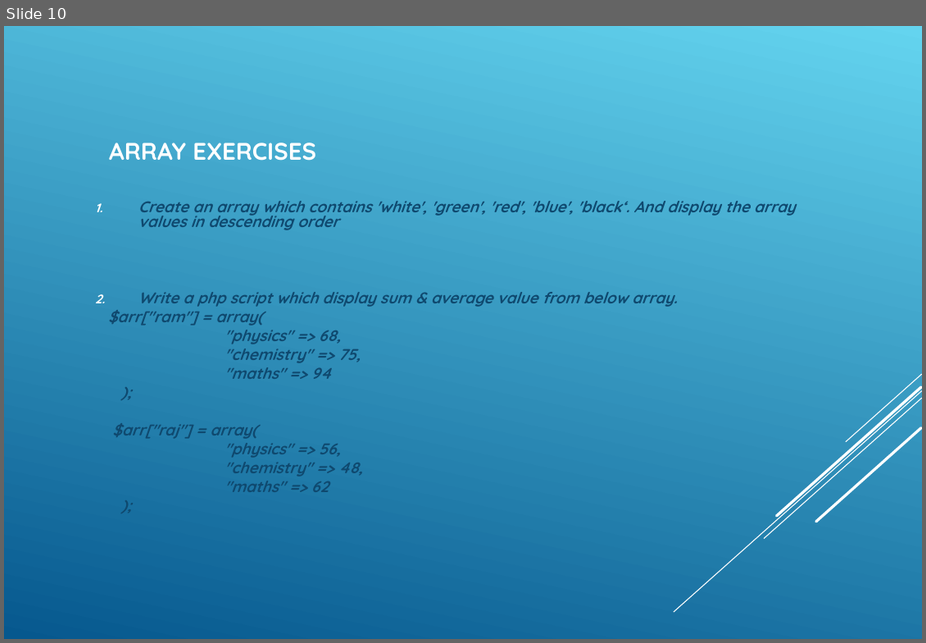
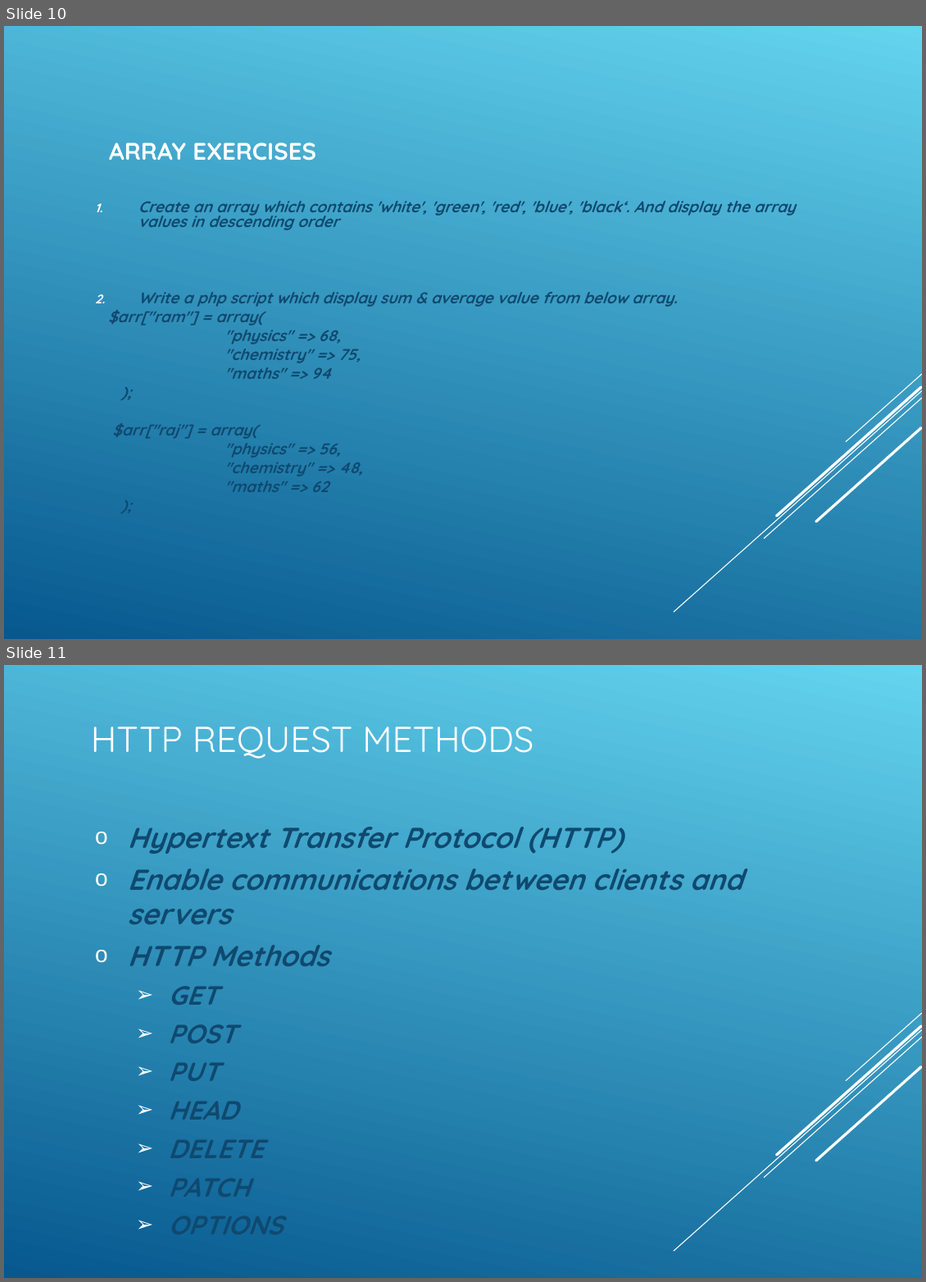
Before and after one commit to koushikgraj/PHP-Training, a slide deck: PHP-Presentation.ppt. Shown one above the other, each under a label of ours: slide 10 before the commit, slides 10 and 11 after it. The pictures are 926x643 and 926x1282 pixels, drawn with LibreOffice and Linux fonts; fonts in the diff are those of the drawing. Boxes give left, top, right and bottom in pixels: in the first picture for what was removed or moved away, otherwise in the second. Text is boxed around its words. In the diff, an @@ line names an element or a change of style, - is before the commit and + after.

Commit message:
06-May-2021 - HTTP & Forms

```diff
--- a/PHP-Presentation.ppt
+++ b/PHP-Presentation.ppt
@@ slide 11 added at (4,665,922,1278), background gradient #64D4EF to #06588E; not listed: 5 template elements that a slide beside it also shows @@
@@ title added at (91,726,534,758), 30 pt, text #FFFFFF @@
+HTTP REQUEST METHODS
@@ subtitle added at (128,827,743,1158), 24 pt, text #0F496F, bold, italic @@
+  o Hypertext Transfer Protocol (HTTP)
+  o Enable communications between clients and servers
+  o HTTP Methods
+    ➢ GET
+    ➢ POST
+    ➢ PUT
+    ➢ HEAD
+    ➢ DELETE
+    ➢ PATCH
+    ➢ OPTIONS
```
Also in this commit, not shown: 1 other slide added, 6 other files.
